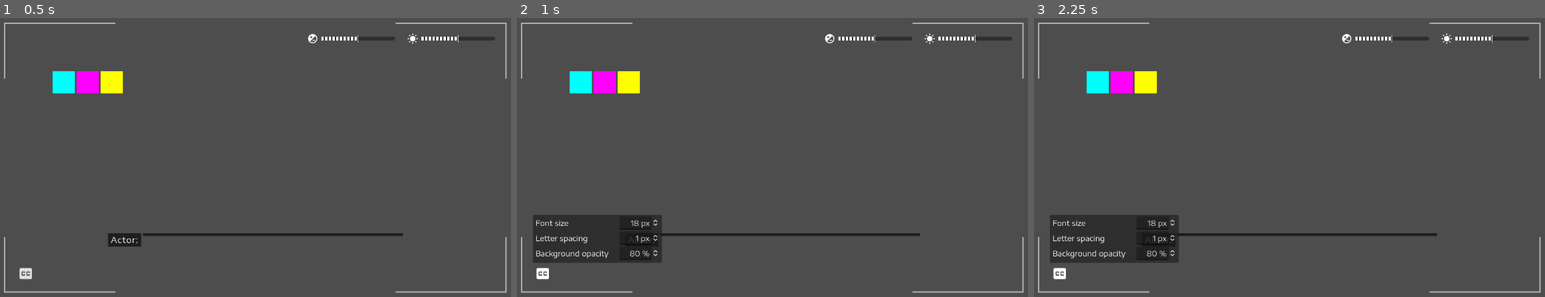
Above: before the commit, frames 1-3 (left to right).
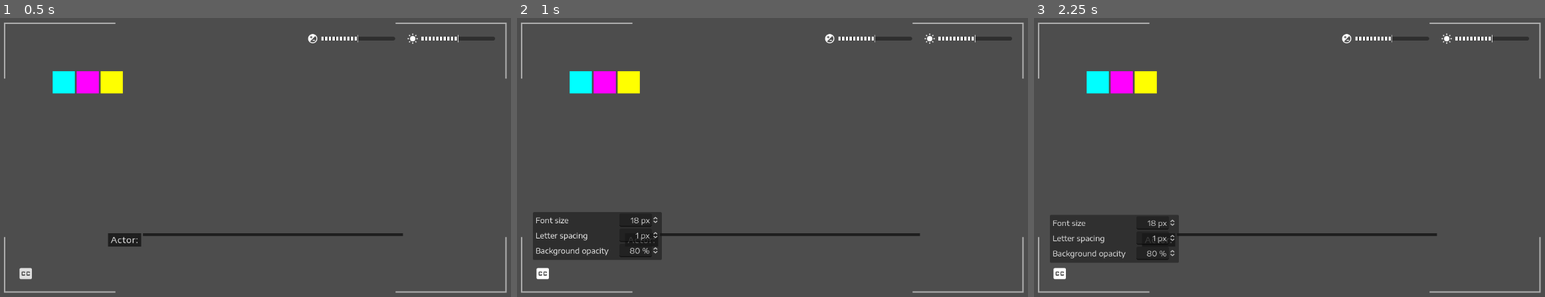
Above: after the commit, the same moments.

Repository: nndda/In-Plain-Sight
Game: Godot game, scene res://Assets/The 1 Scene.tscn
Same seed, same stepped clock (60 frames per second), same inputs: the game is played once before the commit and once after it. The project has no main scene, so this scene is started directly.
Inputs:
- Up to frame 1 (0.5 s): no input
- Up to frame 2 (1 s): click "󰅞" at 0.5 s
- Up to frame 3 (2.25 s): click "󰅞" at 1.25 s; click "󰅞" at 2 s

Frame 1 is identical in both runs. In frame 2, 1.1% of the frame differs, in the area x 3-29%, y 69-88%; in frame 3, less than 0.1%.
Error in both runs: Out of bounds get index '0' (on base: 'Array[Dictionary]') (res://Assets/The)

Commit message:
Implement animation on config panel

Diff:
--- a/Assets/The 1 Scene.tscn
+++ b/Assets/The 1 Scene.tscn
@@ -68,7 +68,98 @@
 border_width_bottom = 4
 border_color = Color(0.0745098, 0.0745098, 0.0745098, 1)
 
-[node name="The1Scene" type="Control" node_paths=PackedStringArray("slider_brightness", "slider_contrast", "button_cc", "panel_config_cc", "panel_config_cc_2", "spinbox_font_size", "spinbox_letter_spacing", "spinbox_bg_opacity", "actor_label", "dialogue_label_container")]
+[sub_resource type="Animation" id="Animation_j1v22"]
+resource_name = "enter"
+length = 0.3
+tracks/0/type = "value"
+tracks/0/imported = false
+tracks/0/enabled = true
+tracks/0/path = NodePath("BottomControl/Margin/HBoxContainer/CloseCaption/Control:position")
+tracks/0/interp = 1
+tracks/0/loop_wrap = true
+tracks/0/keys = {
+"times": PackedFloat32Array(0, 0.3),
+"transitions": PackedFloat32Array(0.5, -2),
+"update": 0,
+"values": [Vector2(0, 24), Vector2(0, -6)]
+}
+tracks/1/type = "value"
+tracks/1/imported = false
+tracks/1/enabled = true
+tracks/1/path = NodePath("BottomControl/Margin/HBoxContainer/CloseCaption/Control:modulate")
+tracks/1/interp = 1
+tracks/1/loop_wrap = true
+tracks/1/keys = {
+"times": PackedFloat32Array(0, 0.2),
+"transitions": PackedFloat32Array(-2, -2),
+"update": 0,
+"values": [Color(1, 1, 1, 0), Color(1, 1, 1, 1)]
+}
+
+[sub_resource type="Animation" id="Animation_iexly"]
+resource_name = "exit"
+length = 0.3
+tracks/0/type = "value"
+tracks/0/imported = false
+tracks/0/enabled = true
+tracks/0/path = NodePath("BottomControl/Margin/HBoxContainer/CloseCaption/Control:position")
+tracks/0/interp = 1
+tracks/0/loop_wrap = true
+tracks/0/keys = {
+"times": PackedFloat32Array(0, 0.3),
+"transitions": PackedFloat32Array(0.5, -2),
+"update": 0,
+"values": [Vector2(0, -6), Vector2(0, 24)]
+}
+tracks/1/type = "value"
+tracks/1/imported = false
+tracks/1/enabled = true
+tracks/1/path = NodePath("BottomControl/Margin/HBoxContainer/CloseCaption/Control:modulate")
+tracks/1/interp = 1
+tracks/1/loop_wrap = true
+tracks/1/keys = {
+"times": PackedFloat32Array(0, 0.2),
+"transitions": PackedFloat32Array(0.5, -2),
+"update": 0,
+"values": [Color(1, 1, 1, 1), Color(1, 1, 1, 0)]
+}
+
+[sub_resource type="Animation" id="Animation_xdyc7"]
+resource_name = "RESET"
+length = 0.3
+tracks/0/type = "value"
+tracks/0/imported = false
+tracks/0/enabled = true
+tracks/0/path = NodePath("BottomControl/Margin/HBoxContainer/CloseCaption/Control:position")
+tracks/0/interp = 1
+tracks/0/loop_wrap = true
+tracks/0/keys = {
+"times": PackedFloat32Array(0),
+"transitions": PackedFloat32Array(-2),
+"update": 0,
+"values": [Vector2(0, 24)]
+}
+tracks/1/type = "value"
+tracks/1/imported = false
+tracks/1/enabled = true
+tracks/1/path = NodePath("BottomControl/Margin/HBoxContainer/CloseCaption/Control:modulate")
+tracks/1/interp = 1
+tracks/1/loop_wrap = true
+tracks/1/keys = {
+"times": PackedFloat32Array(0),
+"transitions": PackedFloat32Array(-2),
+"update": 0,
+"values": [Color(1, 1, 1, 0)]
+}
+
+[sub_resource type="AnimationLibrary" id="AnimationLibrary_b26na"]
+_data = {
+"RESET": SubResource("Animation_xdyc7"),
+"enter": SubResource("Animation_j1v22"),
+"exit": SubResource("Animation_iexly")
+}
+
+[node name="The1Scene" type="Control" node_paths=PackedStringArray("slider_brightness", "slider_contrast", "button_cc", "panel_config_cc", "panel_config_cc_animation_player", "panel_config_cc_2", "spinbox_font_size", "spinbox_letter_spacing", "spinbox_bg_opacity", "actor_label", "dialogue_label_container")]
 layout_mode = 3
 anchors_preset = 15
 anchor_right = 1.0
@@ -81,6 +172,7 @@
 slider_contrast = NodePath("TopControl/Margin/HBoxContainer/Contrast/HSlider")
 button_cc = NodePath("BottomControl/Margin/HBoxContainer/CloseCaption")
 panel_config_cc = NodePath("BottomControl/Margin/HBoxContainer/CloseCaption/Control")
+panel_config_cc_animation_player = NodePath("BottomControl/Margin/HBoxContainer/CloseCaption/Control/AnimationPlayer")
 panel_config_cc_2 = NodePath("BottomControl/Margin/HBoxContainer/CloseCaption/Control/PanelContainer")
 spinbox_font_size = NodePath("BottomControl/Margin/HBoxContainer/CloseCaption/Control/PanelContainer/MarginContainer/VBoxContainer/FontSize/SpinBox")
 spinbox_letter_spacing = NodePath("BottomControl/Margin/HBoxContainer/CloseCaption/Control/PanelContainer/MarginContainer/VBoxContainer/LetterSpacing/SpinBox")
@@ -285,11 +377,21 @@
 text = "󰅞"
 
 [node name="Control" type="Control" parent="BottomControl/Margin/HBoxContainer/CloseCaption"]
-visible = false
+modulate = Color(1, 1, 1, 0)
+show_behind_parent = true
 layout_mode = 1
 anchors_preset = 10
 anchor_right = 1.0
-grow_horizontal = 2
+offset_top = 24.0
+offset_bottom = 24.0
+grow_horizontal = 2
+
+[node name="AnimationPlayer" type="AnimationPlayer" parent="BottomControl/Margin/HBoxContainer/CloseCaption/Control"]
+root_node = NodePath("../../../../../..")
+libraries = {
+"": SubResource("AnimationLibrary_b26na")
+}
+autoplay = "RESET"
 
 [node name="PanelContainer" type="PanelContainer" parent="BottomControl/Margin/HBoxContainer/CloseCaption/Control"]
 layout_mode = 1
--- a/Assets/The 1 Script.gd
+++ b/Assets/The 1 Script.gd
@@ -8,6 +8,7 @@
 @export_group("Closed Caption")
 @export var button_cc : Button
 @export var panel_config_cc : Control
+@export var panel_config_cc_animation_player : AnimationPlayer
 @export var panel_config_cc_2 : Control
 @export var spinbox_font_size : SpinBox
 @export var spinbox_letter_spacing : SpinBox
@@ -46,7 +47,6 @@
     pass
 
 #region NOTE: User configurations
-
 var mouse_on_config_state : Dictionary = {
     button_cc = false,
     panel_config_cc = false,
@@ -86,14 +86,33 @@
     spinbox_letter_spacing.value_changed.connect(_on_spinbox_letter_spacing_value_changed)
     spinbox_bg_opacity.value_changed.connect(_on_spinbox_bg_opacity_value_changed)
 
+    panel_config_cc_animation_player.animation_started.connect(
+        _on_panel_config_cc_animation_player_animation_started
+    )
+    panel_config_cc_animation_player.animation_finished.connect(
+        _on_panel_config_cc_animation_player_animation_finished
+    )
+
 func _on_slider_contrast_value_changed(value : float) -> void:
     environment.adjustment_contrast = value
 
 func _on_slider_brightness_value_changed(value: float) -> void:
     environment.adjustment_brightness = value
 
+func _on_panel_config_cc_animation_player_animation_started(anim_name : StringName) -> void:
+    if anim_name == &"enter":
+        panel_config_cc.visible = true
+
+func _on_panel_config_cc_animation_player_animation_finished(anim_name : StringName) -> void:
+    if anim_name == &"exit":
+        panel_config_cc.visible = false
+
 func _on_button_cc_pressed() -> void:
-    panel_config_cc.visible = !panel_config_cc.visible
+    if !panel_config_cc_animation_player.is_playing():
+        if not panel_config_cc.visible:
+            panel_config_cc_animation_player.play(&"enter")
+        else:
+            panel_config_cc_animation_player.play(&"exit")
 
 func _on_spinbox_font_size_value_changed(value : float) -> void:
     dialogue_label.add_theme_font_size_override(&"normal_font_size", value)
@@ -107,6 +126,14 @@
     dialogue_stylebox.bg_color.a = value
     dialogue_stylebox.border_color.a = value
 #endregion
+
+
+#region NOTE: Theatre control
+func _on_stage_progressed() -> void:
+    if panel_config_cc.visible and !panel_config_cc_animation_player.is_playing():
+        panel_config_cc_animation_player.play(&"exit")
+#endregion
+
 
 func _enter_tree() -> void:
     # Initialize Theatre
@@ -120,6 +147,8 @@
     stage.dialogue_label = dialogue_label
     dialogue_label.set_stage(stage)
 
+    stage.progressed.connect(_on_stage_progressed)
+
     stage.allow_cancel = false
     stage.allow_func = true
     stage.allow_skip = false
@@ -137,6 +166,8 @@
     initialize_config_ui()
 
     # Set defaults
+    panel_config_cc.visible = false
+
     spinbox_font_size.value = 18
     spinbox_letter_spacing.value = 1
     spinbox_bg_opacity.value = 80
Not shown: 1 places in Assets/The 1 Scene.tscn that only renumber resources
